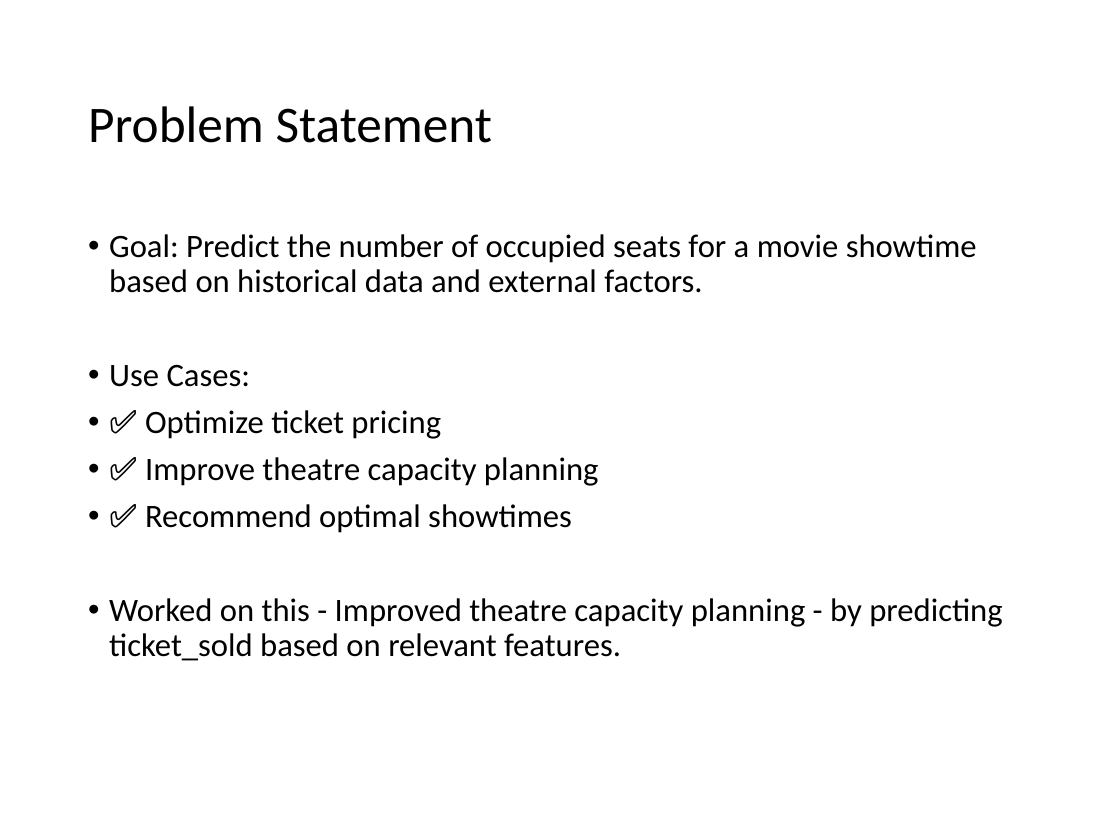
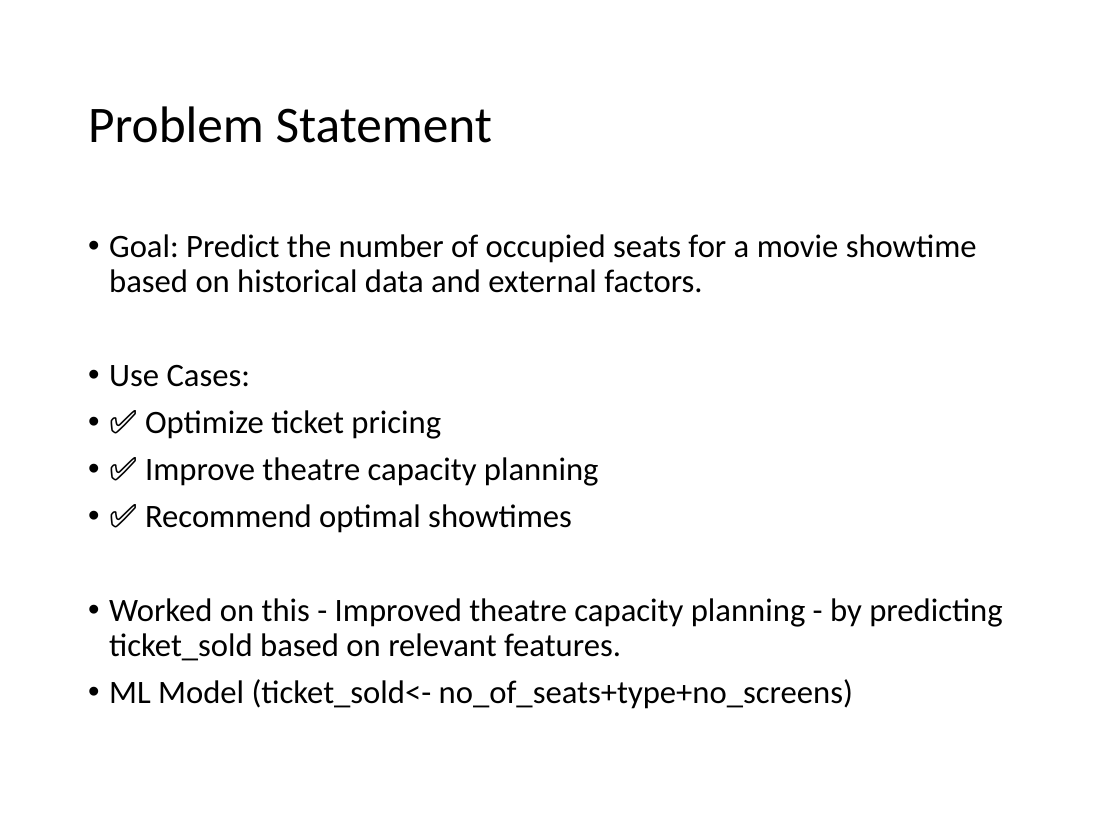
Before and after one commit to bharat15-ml/PVR_Movie_Project, a slide deck: slide 2 of Theatre_Seat_Occupancy.pptx. Drawn at 1120x840 pixels with LibreOffice and Linux fonts; fonts in the diff are those of the drawing. Boxes give left, top, right and bottom in pixels: in the first picture for what was removed or moved away, otherwise in the second. Text is boxed around its words. In the diff, an @@ line names an element or a change of style, - is before the commit and + after.

```diff
--- a/Theatre_Seat_Occupancy.pptx
+++ b/Theatre_Seat_Occupancy.pptx
@@ text at (109,679,853,709): paragraph added @@
+• ML Model (ticket_sold<- no_of_seats+type+no_screens)
```
Also in this commit, not shown: 1 other slide changed, 1 slide added.
